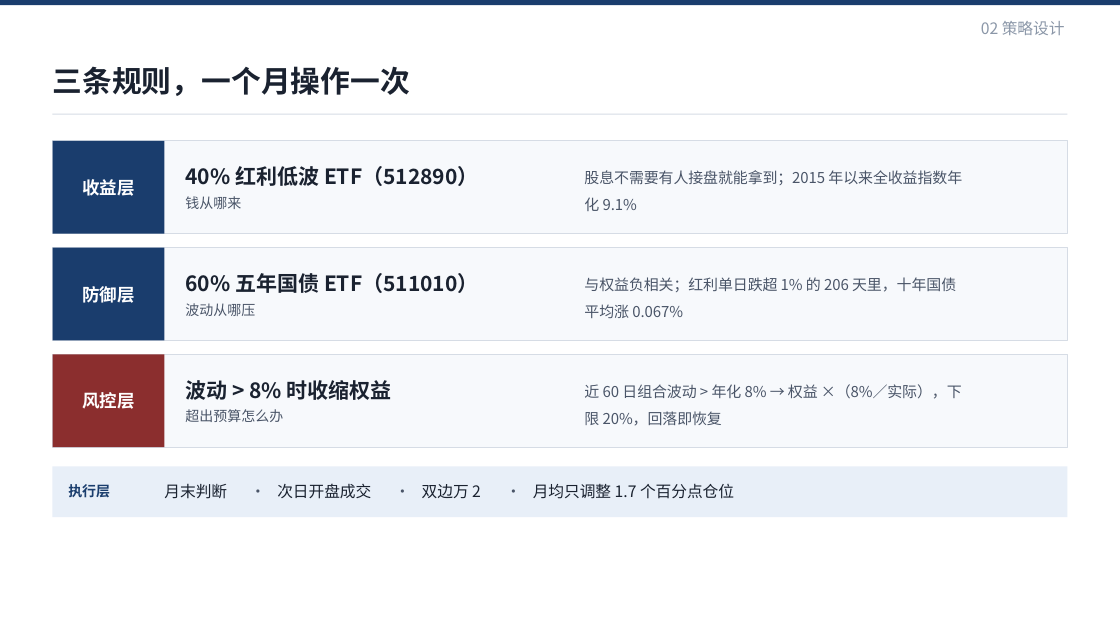
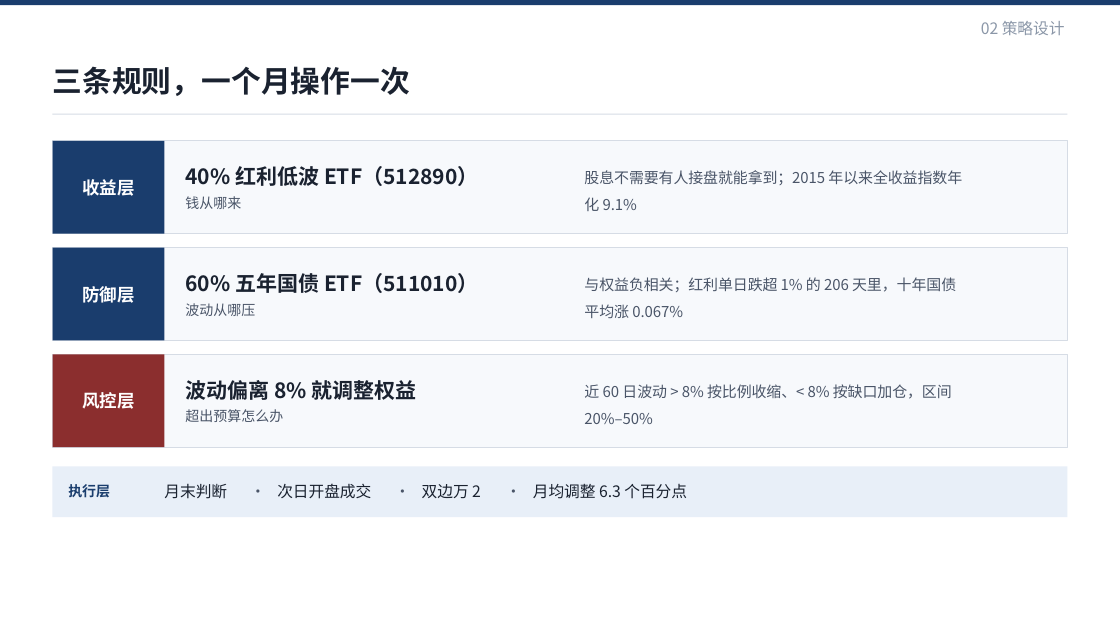
Before and after one commit to youool/dividend-bond-allocation, a slide deck: slide 10 of report/红利低波与国债配置策略_课程汇报/红利低波与国债配置策略_课程汇报.pptx. Drawn at 1120x630 pixels with LibreOffice and Linux fonts; fonts in the diff are those of the drawing. Boxes give left, top, right and bottom in pixels: in the first picture for what was removed or moved away, otherwise in the second. Text is boxed around its words. In the diff, an @@ line names an element or a change of style, - is before the commit and + after.

Commit message:
v5：闸门改为双向（上限 50%），全部结果与材料同步重跑
策略变更：allocation.py 的闸门由「只降不升、上限 40%」改为「双向、区间 20%-50%」。
- 长周期：6.28%/-12.06%/0.521 → 7.15%/-12.36%/0.578
- 可交易：7.20%/-6.33%/1.138 → 8.41%/-6.54%/1.286
- 闸门安慰剂：可交易由第 92 分位升至第 99 分位，长周期第 100 分位
- 换手 6.3pct/月，年手续费约 0.37%（八年），成本提到千 1 优势仍在
- 上限 0.45-0.50 为平台（长 0.560-0.583、交 1.217-1.280），非孤立尖峰

同步：六组实验中的波动率组、五项审计、久期支线、纳指、滚动三年、再平衡、
README、技术报告 v5（33 页/16 表/8 图）、汇报 PPT 七页与讲稿。
新增 experiment_switch.py（牛市换宽基，否）与 experiment_dynamic*.py（双向闸门检验）。

```diff
--- a/report/红利低波与国债配置策略_课程汇报/红利低波与国债配置策略_课程汇报.pptx
+++ b/report/红利低波与国债配置策略_课程汇报/红利低波与国债配置策略_课程汇报.pptx
@@ text at [185,380,417,400]: text changed @@
-波动 > 8% 时收缩权益
+波动偏离 8% 就调整权益
@@ text at [584,384,952,424]: text changed @@
-近 60 日组合波动 > 年化 8% → 权益 ×（8%／实际），下限 20%，回落即恢复
+近 60 日波动 > 8% 按比例收缩、< 8% 按缺口加仓，区间 20%–50%
@@ text at [533,484,687,499]: text changed @@
-月均只调整 1.7 个百分点仓位
+月均调整 6.3 个百分点
```
Also in this commit, not shown: 6 other slides changed, 44 other files.
